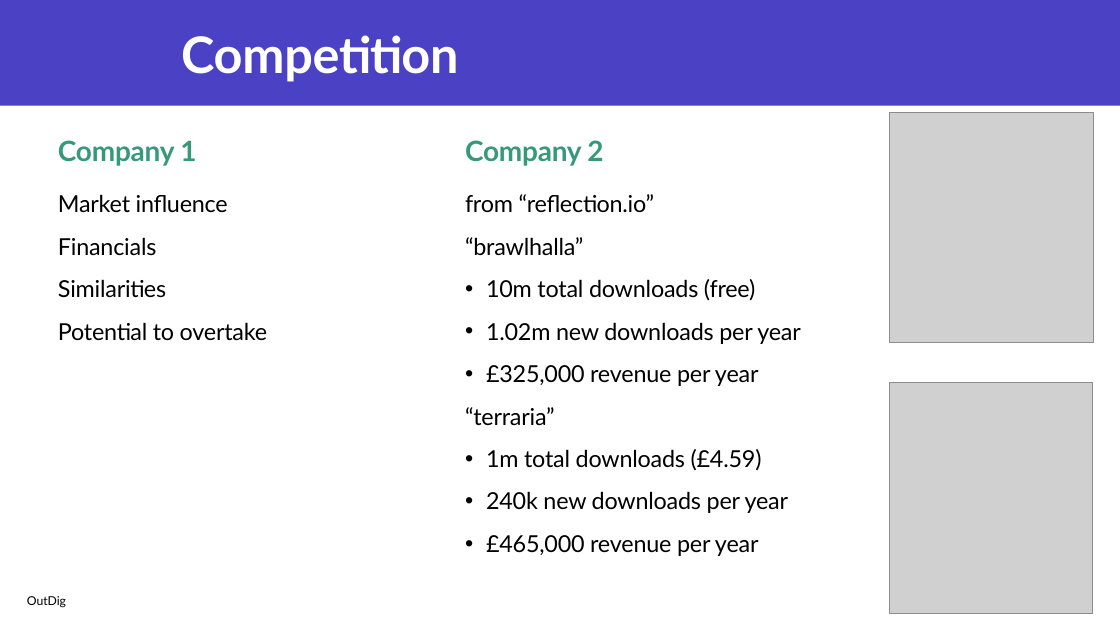
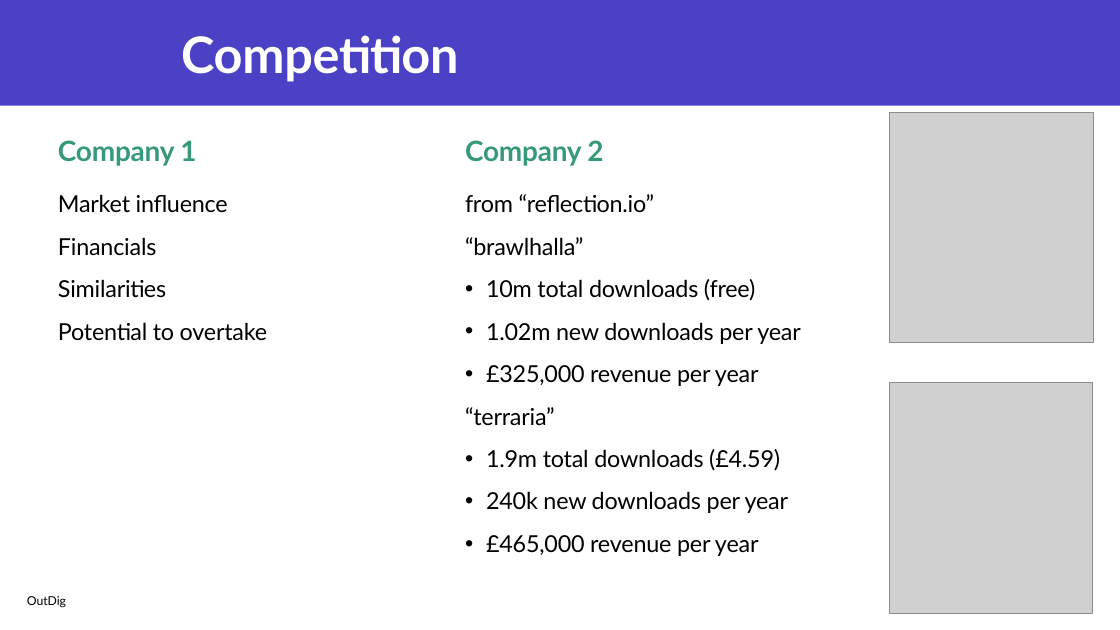
Before and after one commit to Joe34441/IndieDevPPT, a slide deck: slide 5 of CT6018 Joe Mason s4001719.pptx. Drawn at 1120x630 pixels with LibreOffice and Linux fonts; fonts in the diff are those of the drawing; grey boxes stand for pictures. Boxes give left, top, right and bottom in pixels: in the first picture for what was removed or moved away, otherwise in the second. Text is boxed around its words. In the diff, an @@ line names an element or a change of style, - is before the commit and + after.

```diff
--- a/CT6018 Joe Mason s4001719.pptx
+++ b/CT6018 Joe Mason s4001719.pptx
@@ text at bbox=[486, 449, 780, 471]: text changed @@
-• 1m total downloads (£4.59)
+• 1.9m total downloads (£4.59)
```
Also in this commit, not shown: 9 other slides changed.
